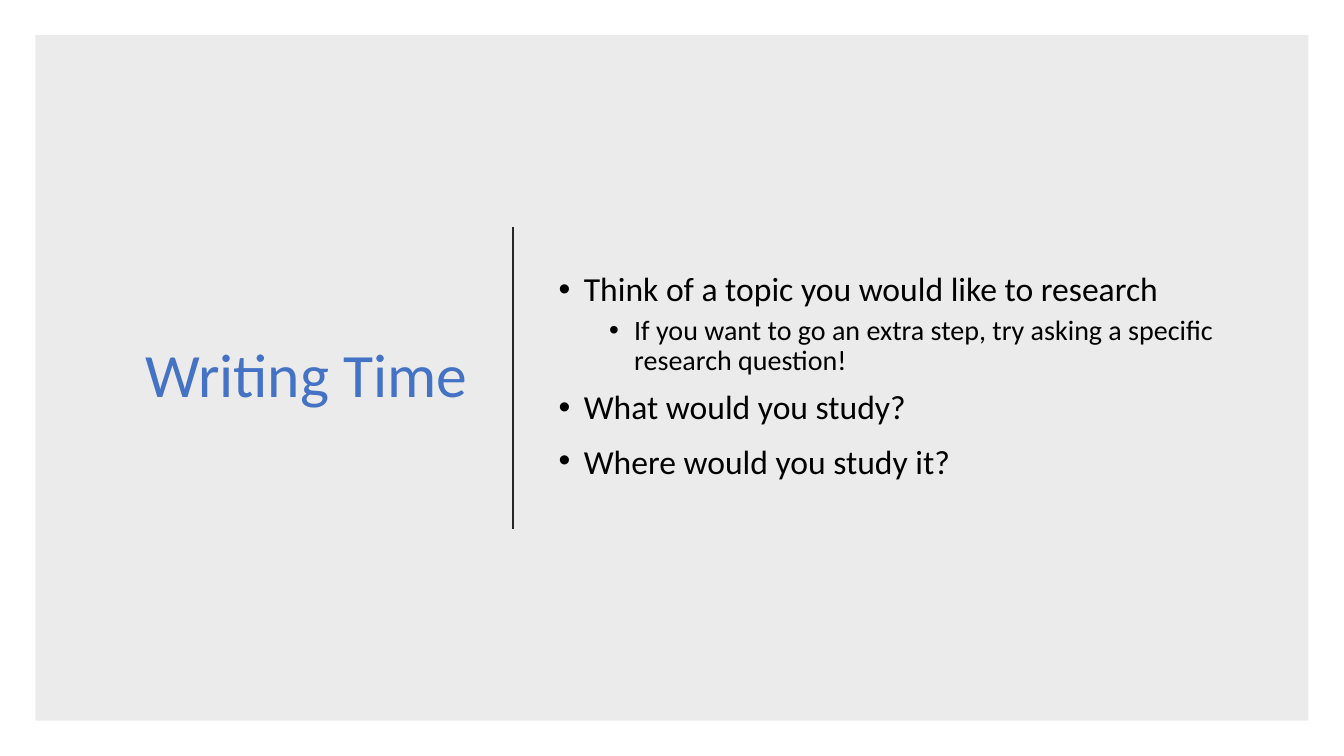
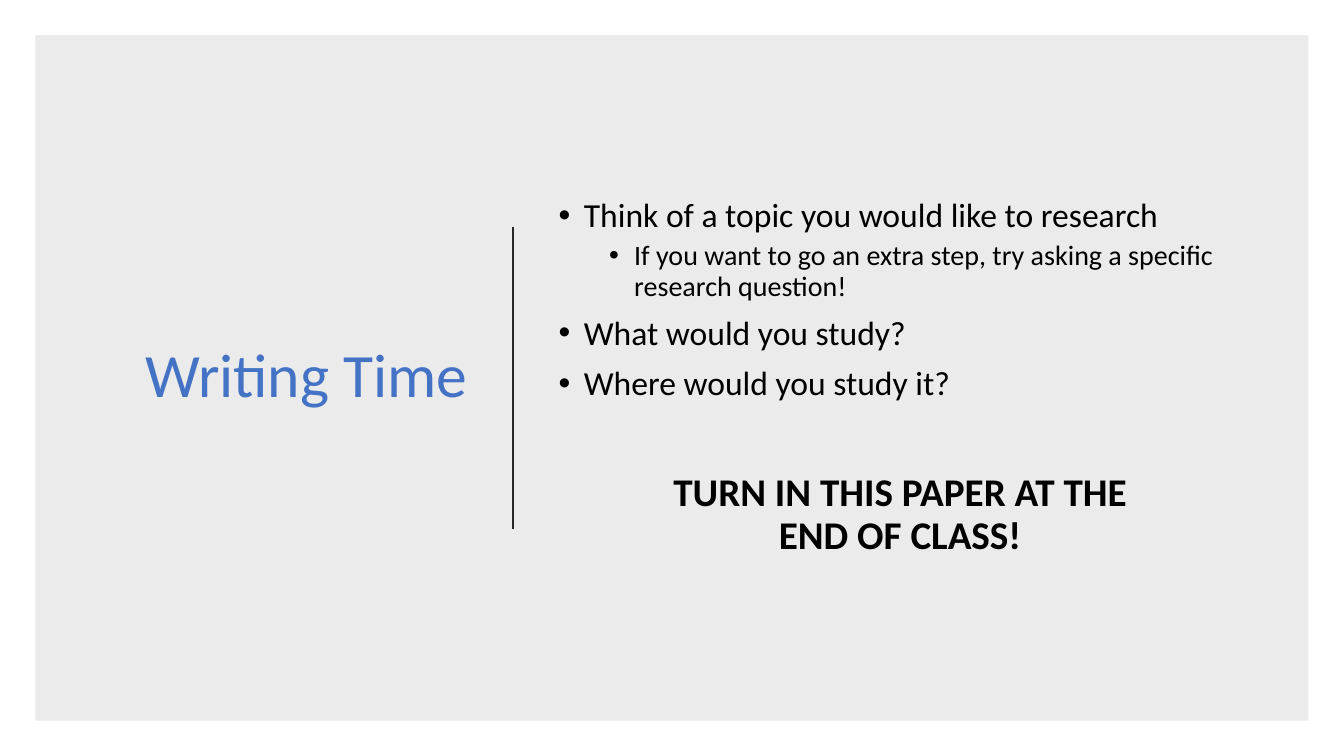
Before and after one commit to Tom-Wolff/teaching-materials, a slide deck: slide 2 of soc110_fall_2019/soc110_discussion_2.pptx. Drawn at 1344x756 pixels with LibreOffice and Linux fonts; fonts in the diff are those of the drawing. Boxes give left, top, right and bottom in pixels: in the first picture for what was removed or moved away, otherwise in the second. Text is boxed around its words. In the diff, an @@ line names an element or a change of style, - is before the commit and + after.

```diff
--- a/soc110_fall_2019/soc110_discussion_2.pptx
+++ b/soc110_fall_2019/soc110_discussion_2.pptx
@@ text at [673,480,1127,550]: paragraph added @@
+TURN IN THIS PAPER AT THE
+END OF CLASS!
```
Also in this commit, not shown: 1 other file.
